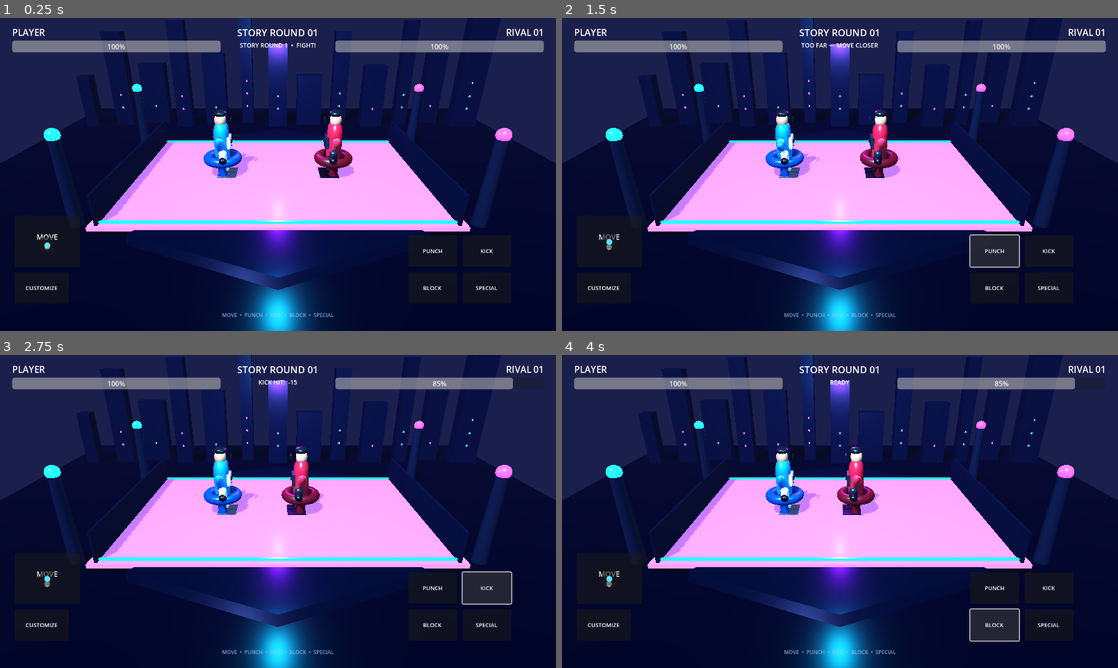
Above: before the commit, frames 1-4 (two rows, left to right).
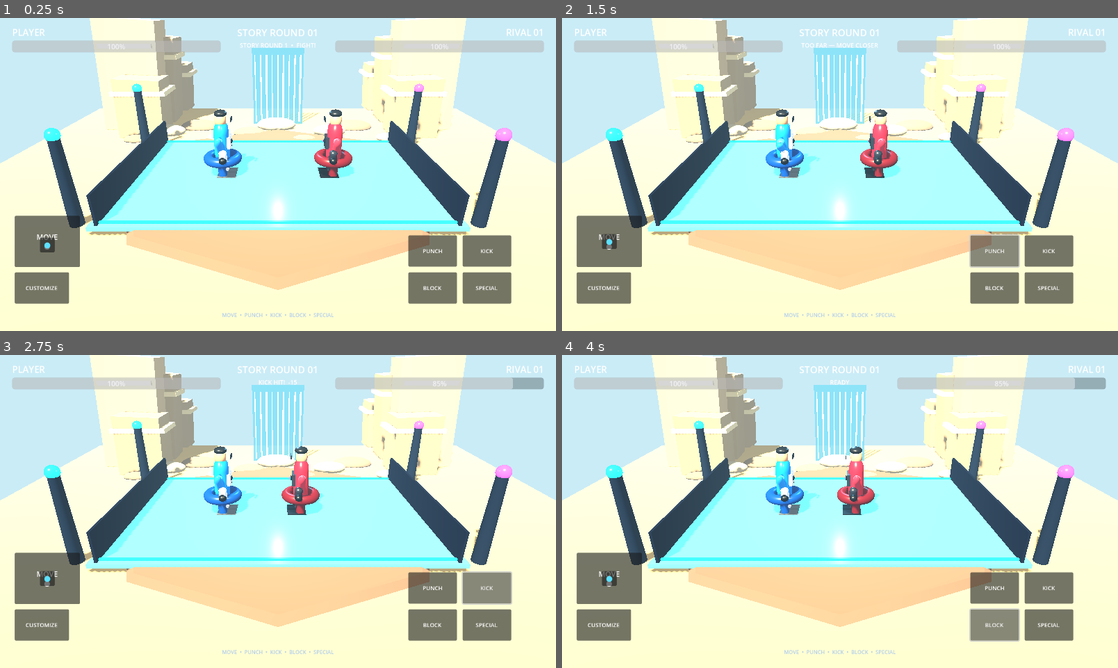
Above: after the commit, the same moments.

Repository: mannasubhadeep81-glitch/studious-octo-fishstick
Game: Godot game, scene res://main.tscn
The game is run twice, just before and just after one commit, with the same random seed, the same clock (stepped at 60 frames per second) and the same inputs.
Inputs:
- Up to frame 1 (0.25 s): no input
- Up to frame 2 (1.5 s): click "MOVE ●" at 0.5 s; click "PUNCH" at 1.25 s
- Up to frame 3 (2.75 s): click "KICK" at 2 s
- Up to frame 4 (4 s): click "BLOCK" at 2.75 s; click "BLOCK ON" at 3.5 s

The runs differ from the first frame. In frame 1, 100% of the frame differs, in the area x 0-100%, y 0-100%; in frame 2, 100%; in frame 3, 100%; in frame 4, 100%.
Error before the commit: Invalid access to property or key 'global_position' on a base object of type 'InputEventScreenTouch'. (res://main.gd:378)
Error after the commit: Invalid access to property or key 'global_position' on a base object of type 'InputEventScreenTouch'. (res://main.gd:413)

Commit message:
Create warm anime canyon arena with waterfall backdrop

Diff:
--- a/FighterArena/main.gd
+++ b/FighterArena/main.gd
@@ -65,36 +65,36 @@
     var env := WorldEnvironment.new()
     var environment := Environment.new()
     environment.background_mode = Environment.BG_COLOR
-    environment.background_color = Color("#030611")
+    environment.background_color = Color("#7fc9ee")
     environment.ambient_light_source = Environment.AMBIENT_SOURCE_COLOR
-    environment.ambient_light_color = Color("#8194d9")
-    environment.ambient_light_energy = 0.72
+    environment.ambient_light_color = Color("#c3ddf0")
+    environment.ambient_light_energy = 0.95
     environment.tonemap_mode = Environment.TONE_MAPPER_FILMIC
     environment.fog_enabled = true
-    environment.fog_light_color = Color("#171b3d")
-    environment.fog_density = 0.012
+    environment.fog_light_color = Color("#a8d8ed")
+    environment.fog_density = 0.004
     env.environment = environment
     add_child(env)
 
     var key_light := DirectionalLight3D.new()
     key_light.rotation_degrees = Vector3(-52, -30, 0)
-    key_light.light_color = Color("#b6c7ff")
-    key_light.light_energy = 1.7
+    key_light.light_color = Color("#fff0cf")
+    key_light.light_energy = 1.25
     key_light.shadow_enabled = true
     key_light.directional_shadow_max_distance = 35.0
     add_child(key_light)
 
     var rim_light := OmniLight3D.new()
     rim_light.position = Vector3(0, 4.0, -3.5)
-    rim_light.light_color = Color("#a020ff")
-    rim_light.light_energy = 5.0
+    rim_light.light_color = Color("#72c9ff")
+    rim_light.light_energy = 2.0
     rim_light.omni_range = 14.0
     add_child(rim_light)
 
     var fill := OmniLight3D.new()
     fill.position = Vector3(0, 4.5, 2.5)
-    fill.light_color = Color("#16d9ff")
-    fill.light_energy = 4.0
+    fill.light_color = Color("#ffe1a1")
+    fill.light_energy = 1.4
     fill.omni_range = 16.0
     add_child(fill)
 
@@ -103,7 +103,7 @@
     floor_mesh.size = Vector2(24, 22)
     floor.mesh = floor_mesh
     floor.position.y = -0.08
-    floor.material_override = _mat(Color("#080d1c"), 0.62, 0.24)
+    floor.material_override = _mat(Color("#b58b56"), 0.0, 0.92)
     add_child(floor)
 
     var platform := MeshInstance3D.new()
@@ -114,7 +114,7 @@
     platform_mesh.radial_segments = 8
     platform.mesh = platform_mesh
     platform.position.y = -0.02
-    platform.material_override = _mat(Color("#111a31"), 0.78, 0.22)
+    platform.material_override = _mat(Color("#6f523b"), 0.05, 0.86)
     add_child(platform)
 
     var ring := MeshInstance3D.new()
@@ -122,7 +122,7 @@
     ring_mesh.size = Vector3(11.2, 0.13, 7.6)
     ring.mesh = ring_mesh
     ring.position.y = 0.12
-    ring.material_override = _glow_mat(Color("#6c3dff"))
+    ring.material_override = _glow_mat(Color("#35d9ef"))
     add_child(ring)
 
     for x in [-5.0, -3.8, -2.6, -1.4, 0.0, 1.4, 2.6, 3.8, 5.0]:
@@ -152,25 +152,60 @@
         rail.material_override = _mat(Color("#202a49"), 0.82, 0.18)
         add_child(rail)
 
-    # Distant stepped skyline gives the arena depth without heavy external assets.
-    for i in range(13):
-        var tower := MeshInstance3D.new()
-        var tower_mesh := BoxMesh.new()
-        var tower_w := 0.65 + float((i * 7) % 5) * 0.18
-        var tower_h := 2.8 + float((i * 11) % 7) * 0.55
-        tower_mesh.size = Vector3(tower_w, tower_h, 0.65)
-        tower.mesh = tower_mesh
-        tower.position = Vector3(-10.5 + float(i) * 1.75, tower_h * 0.5 - 0.1, -7.2 - float(i % 3) * 0.35)
-        tower.material_override = _mat(Color("#10162b"), 0.52, 0.3)
-        add_child(tower)
-        for window_row in range(3, int(tower_h * 1.4), 2):
-            var window := MeshInstance3D.new()
-            var window_mesh := BoxMesh.new()
-            window_mesh.size = Vector3(0.08, 0.12, 0.025)
-            window.mesh = window_mesh
-            window.position = tower.position + Vector3(0, -tower_h * 0.5 + float(window_row) * 0.35, 0.34)
-            window.material_override = _glow_mat(Color("#1b78b9") if i % 2 == 0 else Color("#7335bd"))
-            add_child(window)
+    # Warm anime canyon backdrop with layered cliffs and a bright waterfall.
+    for side in [-1.0, 1.0]:
+        for i in range(5):
+            var cliff := MeshInstance3D.new()
+            var cliff_mesh := BoxMesh.new()
+            var cliff_h := 3.0 + float((i * 3) % 4) * 0.9
+            cliff_mesh.size = Vector3(2.3 + float(i % 2) * 0.8, cliff_h, 1.8)
+            cliff.mesh = cliff_mesh
+            cliff.position = Vector3(side * (7.0 + float(i % 2) * 0.8), cliff_h * 0.5 - 0.15, -5.8 - float(i) * 1.4)
+            cliff.rotation.z = side * (0.04 + float(i % 3) * 0.025)
+            cliff.material_override = _mat(Color("#9b7955") if i % 2 == 0 else Color("#b28a60"), 0.0, 0.98)
+            add_child(cliff)
+            var ledge := MeshInstance3D.new()
+            var ledge_mesh := BoxMesh.new()
+            ledge_mesh.size = Vector3(2.7, 0.22, 2.0)
+            ledge.mesh = ledge_mesh
+            ledge.position = cliff.position + Vector3(-side * 0.12, cliff_h * 0.28, 0.05)
+            ledge.material_override = _mat(Color("#d1ad78"), 0.0, 1.0)
+            add_child(ledge)
+
+    var waterfall := MeshInstance3D.new()
+    var waterfall_mesh := BoxMesh.new()
+    waterfall_mesh.size = Vector3(2.8, 4.2, 0.12)
+    waterfall.mesh = waterfall_mesh
+    waterfall.position = Vector3(0.0, 2.0, -7.5)
+    var water_mat := StandardMaterial3D.new()
+    water_mat.albedo_color = Color(0.34, 0.78, 0.95, 0.78)
+    water_mat.transparency = BaseMaterial3D.TRANSPARENCY_ALPHA
+    water_mat.shading_mode = BaseMaterial3D.SHADING_MODE_UNSHADED
+    water_mat.emission_enabled = true
+    water_mat.emission = Color("#65dfff")
+    water_mat.emission_energy_multiplier = 0.45
+    waterfall.material_override = water_mat
+    add_child(waterfall)
+
+    for i in range(9):
+        var stream := MeshInstance3D.new()
+        var stream_mesh := BoxMesh.new()
+        stream_mesh.size = Vector3(0.055 + float(i % 3) * 0.025, 3.7, 0.035)
+        stream.mesh = stream_mesh
+        stream.position = Vector3(-1.25 + float(i) * 0.31, 1.9, -7.38)
+        stream.material_override = _glow_mat(Color("#a6edff"))
+        add_child(stream)
+
+    for i in range(11):
+        var rock := MeshInstance3D.new()
+        var rock_mesh := SphereMesh.new()
+        rock_mesh.radius = 0.45 + float(i % 3) * 0.16
+        rock_mesh.height = rock_mesh.radius * 1.4
+        rock.mesh = rock_mesh
+        rock.position = Vector3(-7.2 + float(i) * 1.42, -0.02 + float(i % 2) * 0.12, -4.5 - float(i % 3) * 1.1)
+        rock.scale = Vector3(1.4, 0.7, 0.8)
+        rock.material_override = _mat(Color("#80664d") if i % 2 == 0 else Color("#a58a69"), 0.0, 0.95)
+        add_child(rock)
 
     for x in [-6.2, 6.2]:
         for z in [-3.2, 3.2]:
